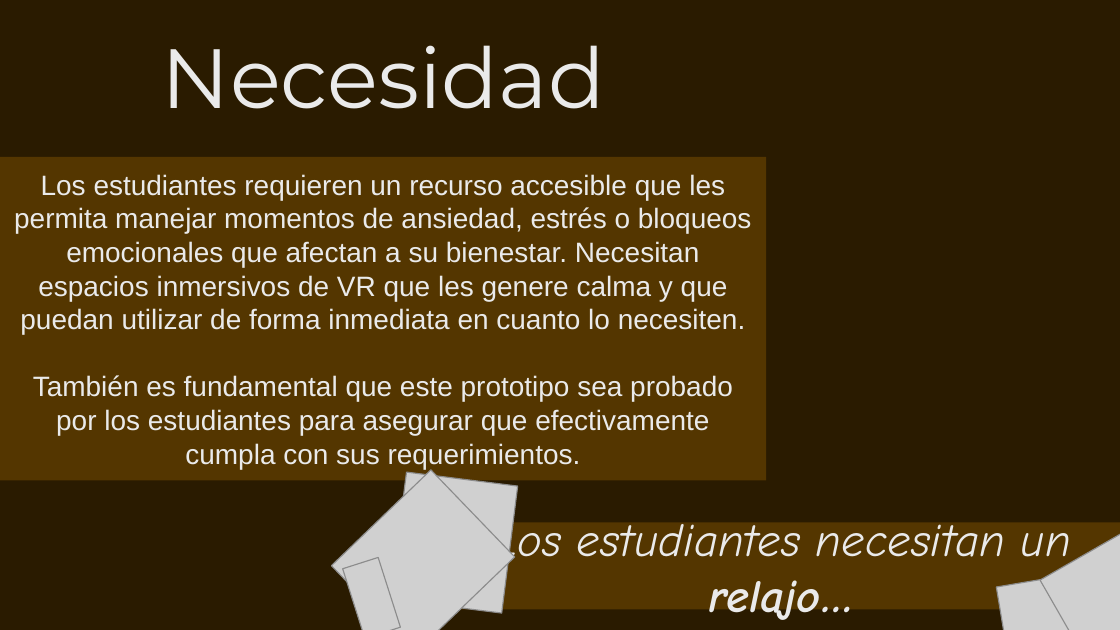
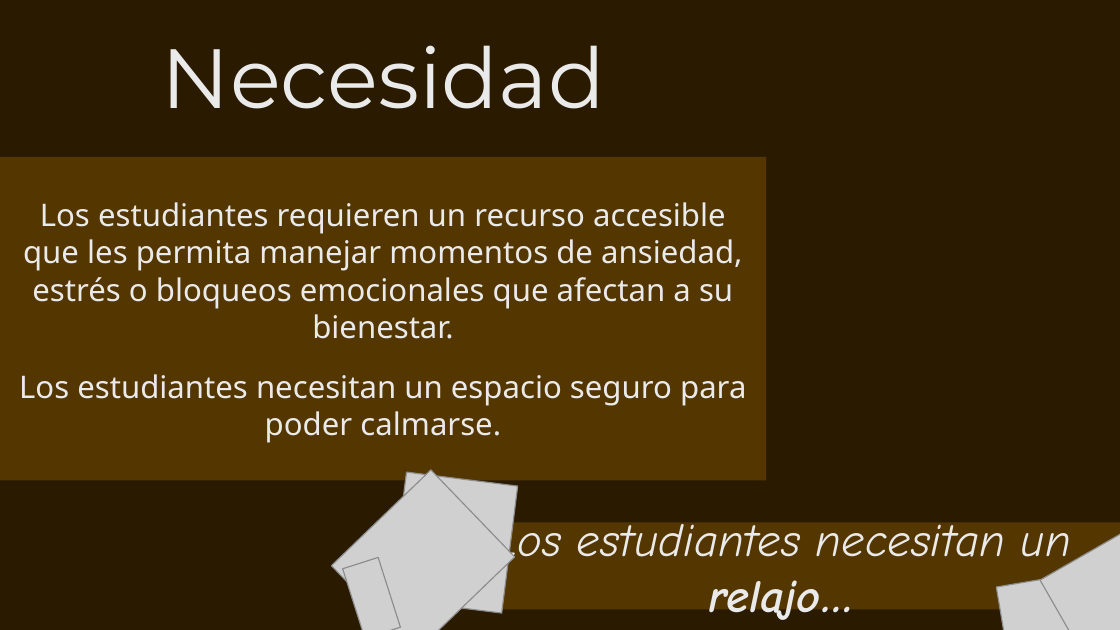
Before and after one commit to DanixaChan/Grupo-2, a slide deck: slide 5 of Fase 1/Evidencias Grupales/CalmaVR-Fase1.pptx. Drawn at 1120x630 pixels with LibreOffice and Linux fonts; fonts in the diff are those of the drawing; grey boxes stand for pictures; background and template pictures are left out. Boxes give left, top, right and bottom in pixels: in the first picture for what was removed or moved away, otherwise in the second. Text is boxed around its words. In the diff, an @@ line names an element or a change of style, - is before the commit and + after.

```diff
--- a/Fase 1/Evidencias Grupales/CalmaVR-Fase1.pptx
+++ b/Fase 1/Evidencias Grupales/CalmaVR-Fase1.pptx
@@ text at [19,202,746,443]: text changed; size 18 to 20 pt; font Arial to Noto Sans @@
-Los estudiantes requieren un recurso accesible que les permita manejar momentos de ansiedad, estrés o bloqueos emocionales que afectan a su bienestar. Necesitan espacios inmersivos de VR que les genere calma y que puedan utilizar de forma inmediata en cuanto lo necesiten.
-También es fundamental que este prototipo sea probado por los estudiantes para asegurar que efectivamente cumpla con sus requerimientos.
+Los estudiantes requieren un recurso accesible que les permita manejar momentos de ansiedad, estrés o bloqueos emocionales que afectan a su bienestar.
+Los estudiantes necesitan un espacio seguro para poder calmarse.
```
Also in this commit, not shown: 7 other slides changed, 1 slide added, 1 slide removed.
